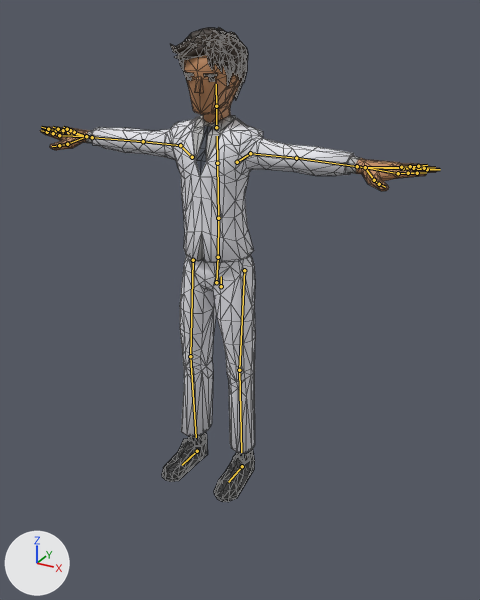
The glTF model js/models/avatars/club-crowd-vm4.glb, before and after one commit.
One viewpoint serves both versions: a 50 mm camera at (1.293, -2.216, 1.918) aimed at (0.157, -0.15, 0.885). Arrows for +X, +Y and +Z are at lower left; the lights stay in place. The picture after the commit comes second. The bones that change, and the others that lie on the model, are drawn over the model as lines. Mesh edges are drawn as thin lines.

Names of what the first picture shows: 'Suit_Body'.
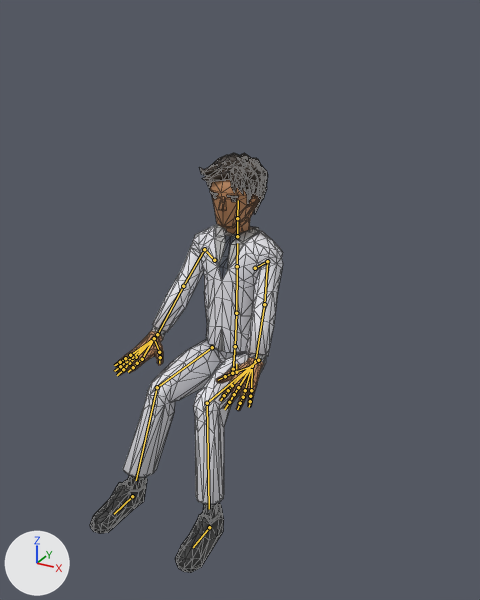
The newer file adds an action. The first version stands in its rest pose; the second is drawn at frame 0 of the action 'Seated_Low_Loop'.

Changed parts and their boxes (x1, y1, x2, y2) in the pictures (480 x 600 px):
'Suit_Body', posed (52% narrower, 12% shorter): before (40, 27, 439, 502); after (90, 153, 283, 573)
bone 'Body', root to tip: before (221, 286) to (221, 276); after (236, 372) to (236, 363)
bone 'Neck', root to tip: before (216, 127) to (216, 106); after (237, 236) to (237, 218)
bone 'Head', root to tip: before (216, 106) to (216, 84); after (237, 218) to (238, 200)
bone 'UpperArm.L', root to tip: before (250, 153) to (296, 158); after (267, 261) to (264, 304)
bone 'LowerArm.L', root to tip: before (296, 158) to (357, 166); after (264, 304) to (255, 361)
bone 'Wrist.L', root to tip: before (357, 166) to (365, 167); after (255, 361) to (252, 366)
bone 'UpperArm.R', root to tip: before (180, 145) to (143, 141); after (204, 249) to (183, 286)
bone 'LowerArm.R', root to tip: before (143, 141) to (92, 137); after (183, 286) to (157, 334)
bone 'Wrist.R', root to tip: before (92, 137) to (86, 136); after (157, 334) to (154, 338)
bone 'UpperLeg.L', root to tip: before (244, 270) to (239, 370); after (258, 360) to (207, 403)
bone 'LowerLeg.L', root to tip: before (239, 370) to (241, 452); after (207, 403) to (209, 509)
bone 'UpperLeg.R', root to tip: before (193, 260) to (190, 356); after (212, 347) to (157, 387)
bone 'LowerLeg.R', root to tip: before (190, 356) to (196, 437); after (157, 387) to (136, 480)
bone 'Foot.L', root to tip: before (242, 466) to (228, 482); after (209, 527) to (193, 547)
bone 'Foot.R', root to tip: before (197, 451) to (182, 465); after (132, 496) to (114, 514)

The edits, one by one:
Bone 'Body' (bone_body) moves from (0.0, 0.0, 0.0) to (0.0, -0.47, -0.13).
Bone 'Body' (bone_body) turns from (0, 0, 0) to (-3, 0, 0) degrees about its own x, y and z.
Bone 'Neck' (bone_neck) turns from (0, 0, 0) to (0, -1, 0) degrees about its own x, y and z.
Bone 'Head' (bone_head) turns from (0, 0, 0) to (-1, -2, 0) degrees about its own x, y and z.
Bone 'UpperArm.L' (bone_upperarm_l) turns from (0, 0, 0) to (-59, -20, -37) degrees about its own x, y and z.
Bone 'LowerArm.L' (bone_lowerarm_l) turns from (0, 0, 0) to (-1, 8, 3) degrees about its own x, y and z.
Bone 'Wrist.L' (bone_wrist_l) turns from (0, 0, 0) to (19, 31, -25) degrees about its own x, y and z.
Bone 'UpperArm.R' (bone_upperarm_r) turns from (0, 0, 0) to (-58, 20, 39) degrees about its own x, y and z.
Bone 'LowerArm.R' (bone_lowerarm_r) turns from (0, 0, 0) to (-1, -8, -3) degrees about its own x, y and z.
Bone 'Wrist.R' (bone_wrist_r) turns from (0, 0, 0) to (19, -29, 24) degrees about its own x, y and z.
Bone 'UpperLeg.L' (bone_upperleg_l) turns from (0, 0, 0) to (0, 0, 84) degrees about its own x, y and z.
Bone 'LowerLeg.L' (bone_lowerleg_l) turns from (0, 0, 0) to (70, 8, -2) degrees about its own x, y and z.
Bone 'UpperLeg.R' (bone_upperleg_r) turns from (0, 0, 0) to (1, 0, -84) degrees about its own x, y and z.
Bone 'LowerLeg.R' (bone_lowerleg_r) turns from (0, 0, 0) to (70, -8, 2) degrees about its own x, y and z.
Bone 'Foot.L' (bone_foot_l) moves from (0.0, 0.0, 0.0) to (0.07, 0.4, 0.002).
Bone 'Foot.R' (bone_foot_r) moves from (0.0, 0.0, 0.0) to (-0.07, 0.4, 0.002).
